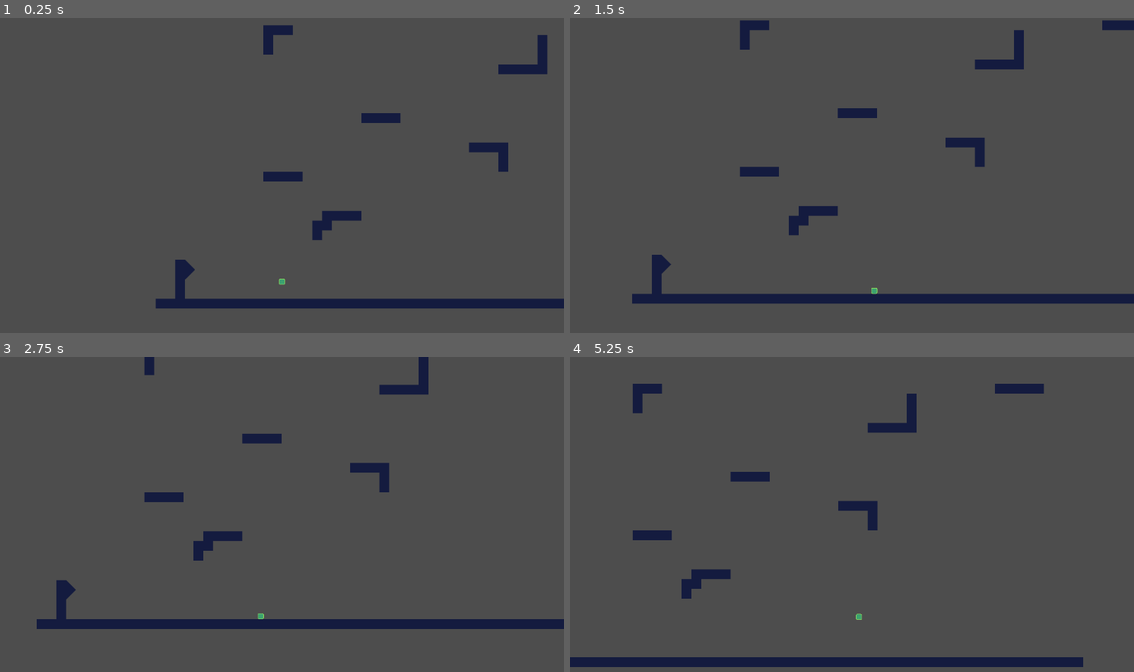
Above: before the commit, frames 1-4 (two rows, left to right).
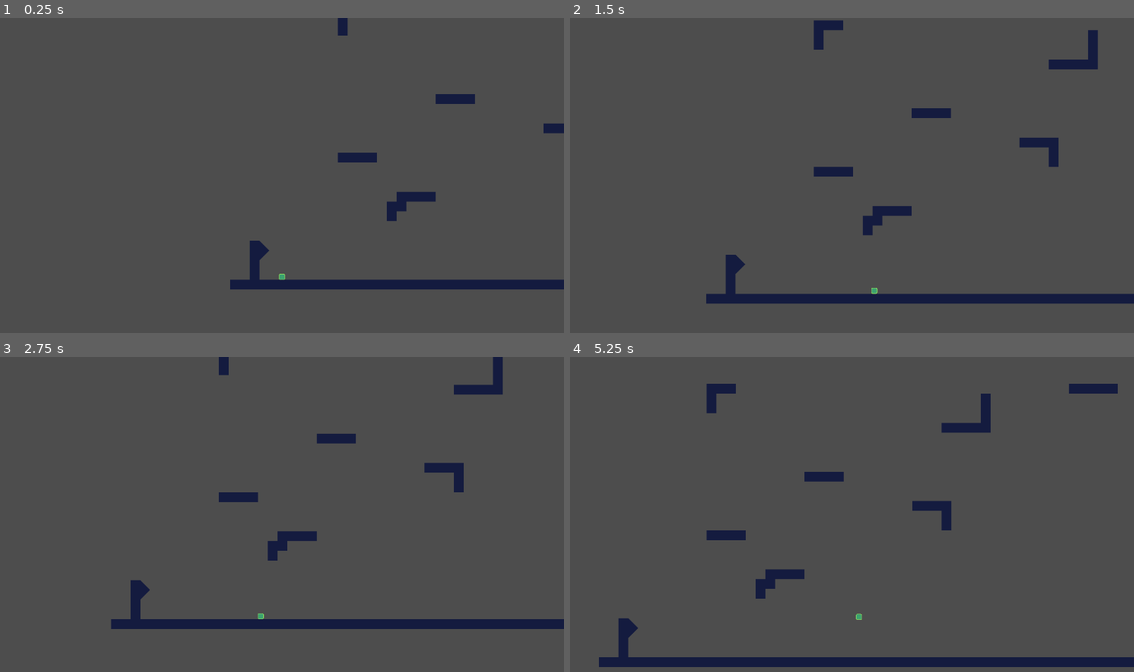
Above: after the commit, the same moments.

Repository: philippeVoNam/so-you-think-you-scale
Game: Godot game, scene res://src/scenes/level.tscn
Two runs of this game, one before a commit and one after it. Both use one fixed random seed, a clock stepped at 60 frames per second and the inputs below.
Inputs:
- Up to frame 1 (0.25 s): no input
- Up to frame 2 (1.5 s): tap Enter (ui_accept) at 0.5, 0.77 s; hold Right (ui_right) from 0.53 s (still down); tap C (hook) at 0.6, 1.35 s
- Up to frame 3 (2.75 s): tap Enter (ui_accept) at 1.52 s; release Right (ui_right) at 2.03 s; hold Left (ui_left) from 2.03 s (still down); tap C (hook) at 2.1 s
- Up to frame 4 (5.25 s): release Left (ui_left) at 2.78 s; hold Right (ui_right) 2.78-4.28 s; tap C (hook) every 0.75 s from 2.85 to 5.1 s; tap Enter (ui_accept) at 3.02, 3.77, 4.52 s; hold Left (ui_left) 4.28-5.03 s; hold Right (ui_right) from 5.03 s (still down)

The runs differ from the first frame. In frame 1, 7.5% of the frame differs, in the area x 27-100%, y 0-93%; in frame 2, 4.8%; in frame 3, 4.3%; in frame 4, 5.0%.

Commit message:
added start and end with time run

Diff:
--- /dev/null
+++ b/src/scenes/goal.tscn
@@ -0,0 +1,20 @@
+[gd_scene load_steps=4 format=3 uid="uid://cwn22p238i0d7"]
+
+[ext_resource type="Texture2D" uid="uid://8saih2ux80q6" path="res://assets/gdquest/portal.png" id="1_ml5en"]
+[ext_resource type="Script" path="res://src/scripts/goal.gd" id="1_y7uyb"]
+
+[sub_resource type="CapsuleShape2D" id="CapsuleShape2D_7awgs"]
+
+[node name="goal" type="Area2D"]
+scale = Vector2(5, 5)
+script = ExtResource("1_y7uyb")
+
+[node name="Portal" type="Sprite2D" parent="."]
+scale = Vector2(0.15, 0.15)
+texture = ExtResource("1_ml5en")
+
+[node name="CollisionShape2D" type="CollisionShape2D" parent="."]
+scale = Vector2(1.1, 1.1)
+shape = SubResource("CapsuleShape2D_7awgs")
+
+[connection signal="body_entered" from="." to="." method="_on_body_entered"]
--- a/src/scenes/level.tscn
+++ b/src/scenes/level.tscn
@@ -1,11 +1,15 @@
-[gd_scene load_steps=4 format=3 uid="uid://brc5xim4wsdd1"]
+[gd_scene load_steps=5 format=3 uid="uid://brc5xim4wsdd1"]
 
 [ext_resource type="Script" path="res://src/scripts/level.gd" id="1_1rg32"]
 [ext_resource type="TileSet" uid="uid://dpl0aqed25b1c" path="res://assets/gdquest/tileset.tres" id="1_d7qv5"]
 [ext_resource type="PackedScene" uid="uid://ca8cy568n7xh6" path="res://src/scenes/player.tscn" id="2_dy52n"]
+[ext_resource type="PackedScene" uid="uid://cwn22p238i0d7" path="res://src/scenes/goal.tscn" id="2_i640l"]
 
 [node name="level" type="Node2D"]
 script = ExtResource("1_1rg32")
+
+[node name="Goal" parent="." instance=ExtResource("2_i640l")]
+position = Vector2(3487, -9308)
 
 [node name="tile" type="TileMap" parent="."]
 position = Vector2(2, 0)
@@ -14,4 +18,4 @@
 layer_0/tile_data = PackedInt32Array(131081, 0, 0, 131082, 0, 0, 131083, 0, 0, 131084, 0, 0, -262125, 0, 0, -262124, 0, …(3565 unchanged characters)…
 
 [node name="player" parent="." instance=ExtResource("2_dy52n")]
-position = Vector2(872, 928)
+position = Vector2(266, 1093)
--- /dev/null
+++ b/src/scripts/goal.gd
@@ -0,0 +1,16 @@
+extends Area2D
+
+var levelNode = null
+
+# Called when the node enters the scene tree for the first time.
+func _ready():
+	levelNode = get_tree().get_root().get_node("level")
+
+
+# Called every frame. 'delta' is the elapsed time since the previous frame.
+func _process(delta):
+	pass
+
+func _on_body_entered(body):
+	if body.get_name() == "player":
+		levelNode.finished()
--- a/src/scripts/level.gd
+++ b/src/scripts/level.gd
@@ -4,15 +4,25 @@
 var snow = null
 var _timer = null
 
+var timeReachGoal = 0
+var timeStart = 0
+
 # Called when the node enters the scene tree for the first time.
 func _ready():
-	pass
+	timeStart = Time.get_unix_time_from_system()
 
 # Called every frame. 'delta' is the elapsed time since the previous frame.
 func _process(delta):
 #	await get_tree().create_timer(3.0).timeout # waits for 1 second
 #	generate_snow()
 	pass
+
+func restart():
+	pass
+
+func finished():
+	timeReachGoal = Time.get_unix_time_from_system() - timeStart
+	print("finished run in : " + str(timeReachGoal) + " seconds")
 
 func generate_snow():
 	self.snow = snowScene.instantiate()
